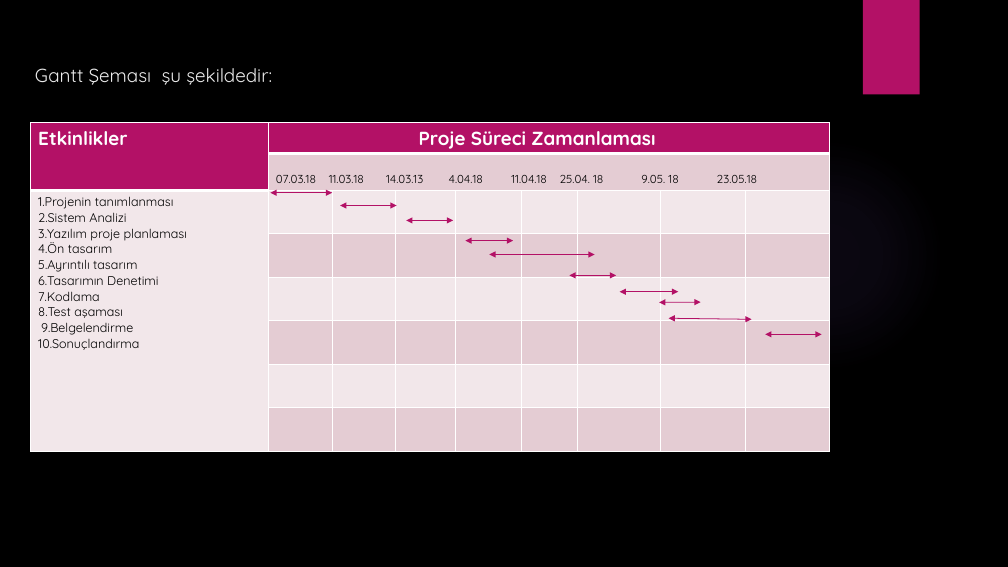
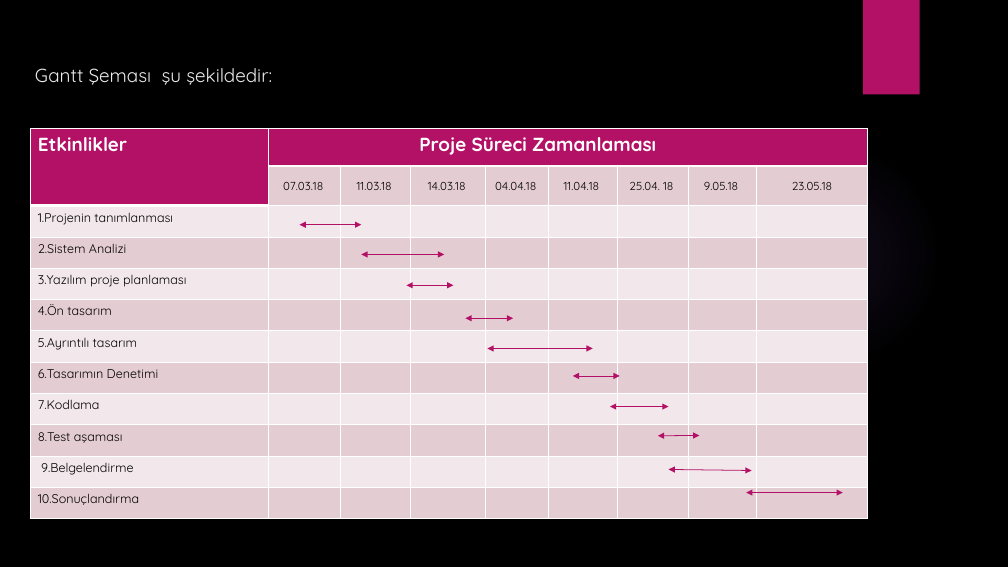
Before and after one commit to ekaraman89/Sistem-Analiz-ve-Tasar-m-, a slide deck: slide 14 of Sistem Analizi ve Tasarımı 1. Sunum.pptx. Drawn at 1008x567 pixels with LibreOffice and Linux fonts; fonts in the diff are those of the drawing; background and template pictures are left out. Boxes give left, top, right and bottom in pixels: in the first picture for what was removed or moved away, otherwise in the second. Text is boxed around its words. In the diff, an @@ line names an element or a change of style, - is before the commit and + after.

```diff
--- a/Sistem Analizi ve Tasarımı 1. Sunum.pptx
+++ b/Sistem Analizi ve Tasarımı 1. Sunum.pptx
@@ table at (30,129,868,509) @@
-row 2:  | 07.03.18 11.03.18 14.03.13 4.04.18 11.04.18 25.04. 18 9.05. 18 23.05.18 |  |  |  |  |  |  | 
-row 3: 1.Projenin tanımlanması / 2.Sistem Analizi / 3.Yazılım proje planlaması / 4.Ön tasarım / 5.Ayrıntılı tasarım / 6.Tasarımın Denetimi / 7.Kodlama / 8.Test aşaması / 9.Belgelendirme / 10.Sonuçlandırma |  |  |  |  |  |  |  | 
-row 4:  |  |  |  |  |  |  |  | 
-row 5:  |  |  |  |  |  |  |  | 
-row 6:  |  |  |  |  |  |  |  | 
-row 7:  |  |  |  |  |  |  |  | 
-row 8:  |  |  |  |  |  |  |  | 
+row 2:  | 07.03.18 | 11.03.18 | 14.03.18 | 04.04.18 | 11.04.18 | 25.04. 18 | 9.05.18 | 23.05.18
+row 3: 1.Projenin tanımlanması |  |  |  |  |  |  |  | 
+row 4: 2.Sistem Analizi |  |  |  |  |  |  |  | 
+row 5: 3.Yazılım proje planlaması |  |  |  |  |  |  |  | 
+row 6: 4.Ön tasarım |  |  |  |  |  |  |  | 
+row 7: 5.Ayrıntılı tasarım |  |  |  |  |  |  |  | 
+row 8: 6.Tasarımın Denetimi |  |  |  |  |  |  |  | 
+row 9: 7.Kodlama |  |  |  |  |  |  |  | 
+row 10: 8.Test aşaması |  |  |  |  |  |  |  | 
+row 11: 9.Belgelendirme |  |  |  |  |  |  |  | 
+row 12: 10.Sonuçlandırma |  |  |  |  |  |  |  | 
@@ table: place and size @@
-table at (31,123,831,449)
+table at (30,129,868,509)
@@ double arrow moved from (271, 193) - (332, 193) to (299, 225) - (361, 225) @@
@@ double arrow moved from (340, 206) - (397, 206) to (361, 255) - (445, 255) @@
@@ double arrow moved from (406, 221) - (453, 221) to (407, 285) - (454, 285) @@
@@ double arrow moved from (465, 240) - (513, 240) to (465, 318) - (513, 318) @@
@@ double arrow moved from (489, 255) - (595, 255) to (488, 349) - (593, 349) @@
@@ double arrow moved from (569, 275) - (616, 275) to (573, 376) - (620, 376) @@
@@ double arrow moved from (620, 292) - (678, 292) to (610, 407) - (668, 407) @@
@@ double arrow moved from (659, 302) - (701, 302) to (658, 436) - (699, 436) @@
@@ double arrow moved from (668, 318) - (752, 319) to (668, 470) - (752, 470) @@
@@ double arrow moved from (765, 334) - (822, 334) to (746, 493) - (843, 493) @@
```
Also in this commit, not shown: 3 other slides changed.
